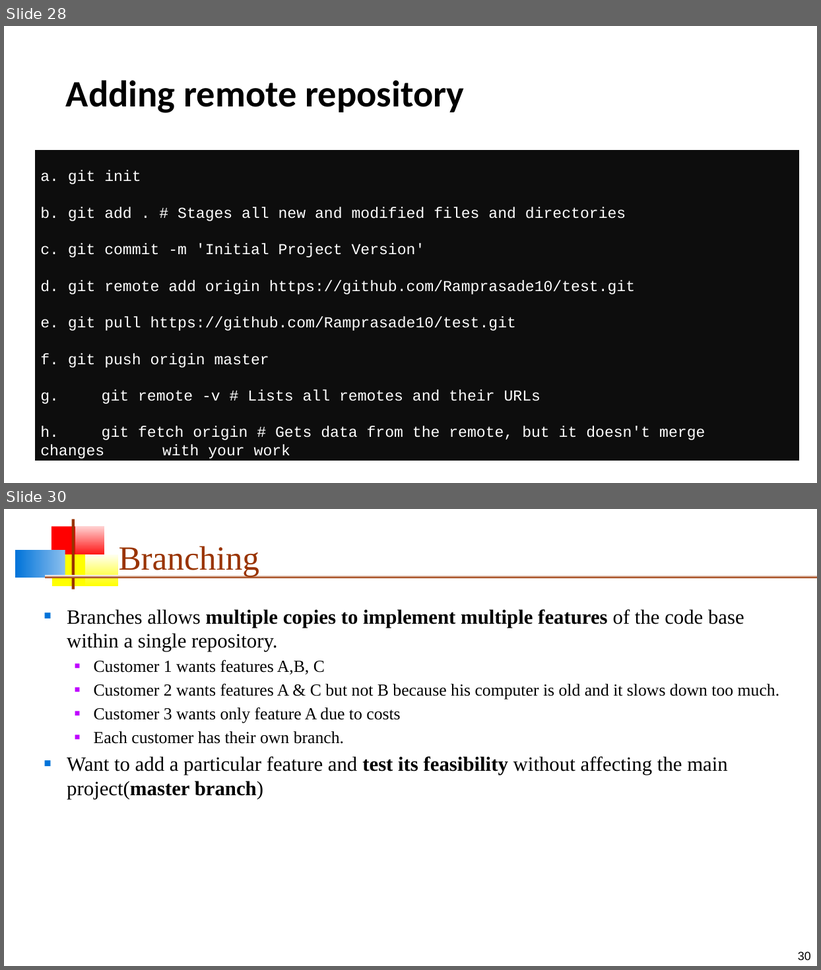
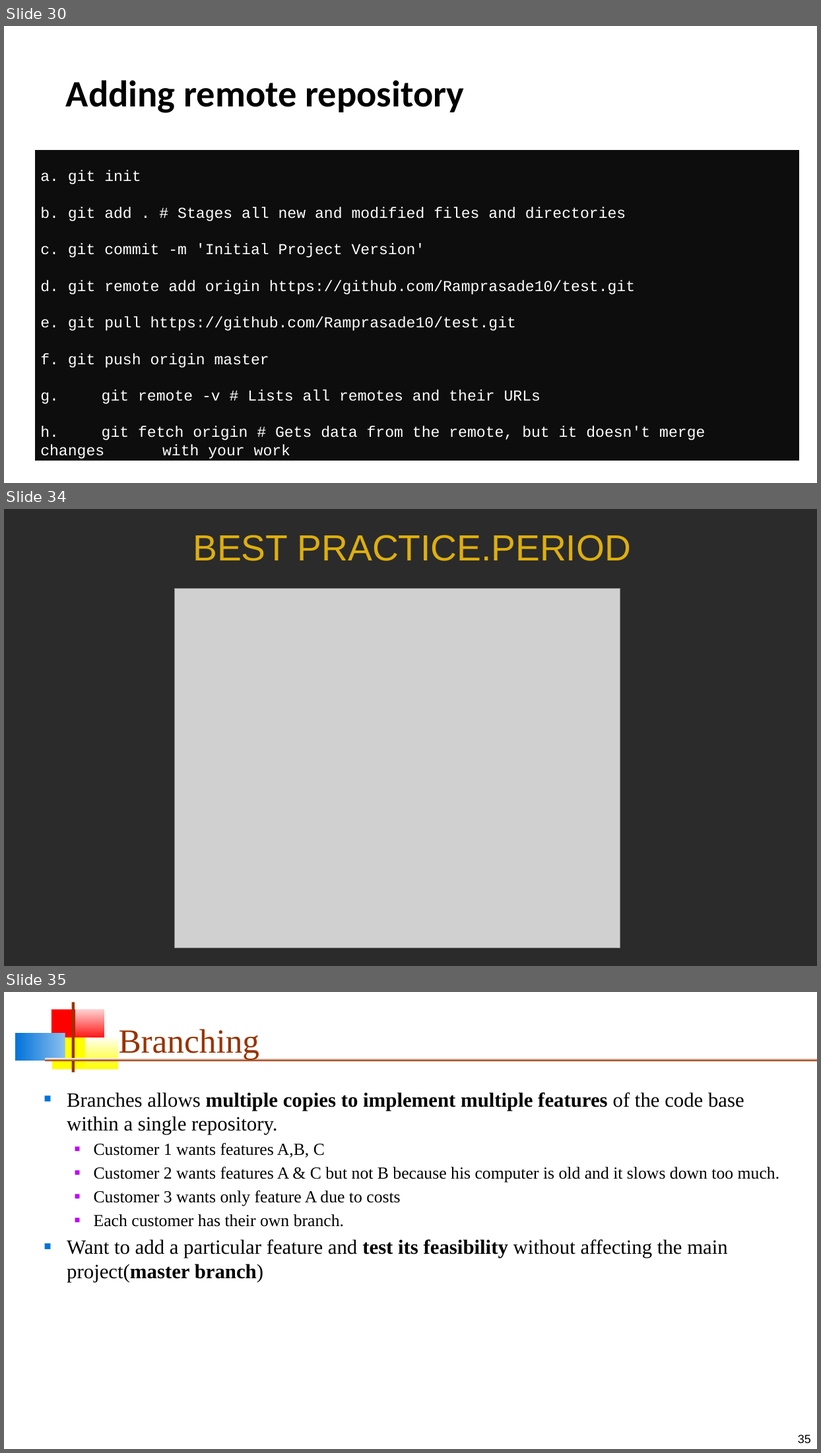
Before and after one commit to Ramprasade10/VersionControlSystem_NSOC, a slide deck: VersionControlSystem.odp. Shown one above the other, each under a label of ours: slides 28 and 30 before the commit, slides 30, 34 and 35 after it; the slides between them are not shown. The pictures are 821x970 and 821x1453 pixels, drawn with LibreOffice and Linux fonts; fonts in the diff are those of the drawing; grey boxes stand for pictures; background and template pictures are left out; a plain dark background stands for a picture behind light text. Boxes give left, top, right and bottom in pixels: in the first picture for what was removed or moved away, otherwise in the second. Text is boxed around its words. In the diff, an @@ line names an element or a change of style, - is before the commit and + after.

```diff
--- a/VersionControlSystem.odp
+++ b/VersionControlSystem.odp
@@ slide 34 added at bbox=[4, 509, 817, 966], background picture (left out) @@
@@ title added at bbox=[193, 535, 631, 561], 43 pt, text #DEAF0D @@
+BEST PRACTICE.PERIOD
@@ picture added at bbox=[175, 588, 620, 948] @@
@@ what was slide 28 is now slide 30 @@
@@ what was slide 30 is now slide 35 @@
@@ page number at bbox=[798, 1435, 811, 1443]: text changed @@
-30
+35
```
Also in this commit, not shown: 2 slides changed, 4 other slides added.
